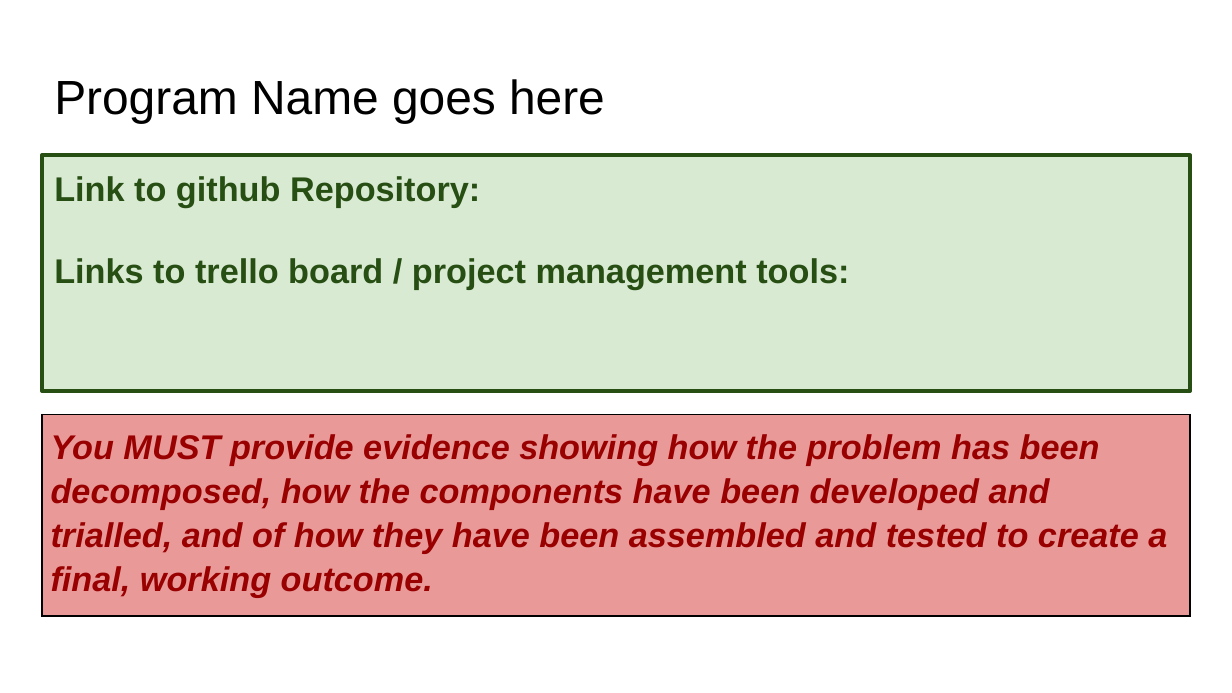
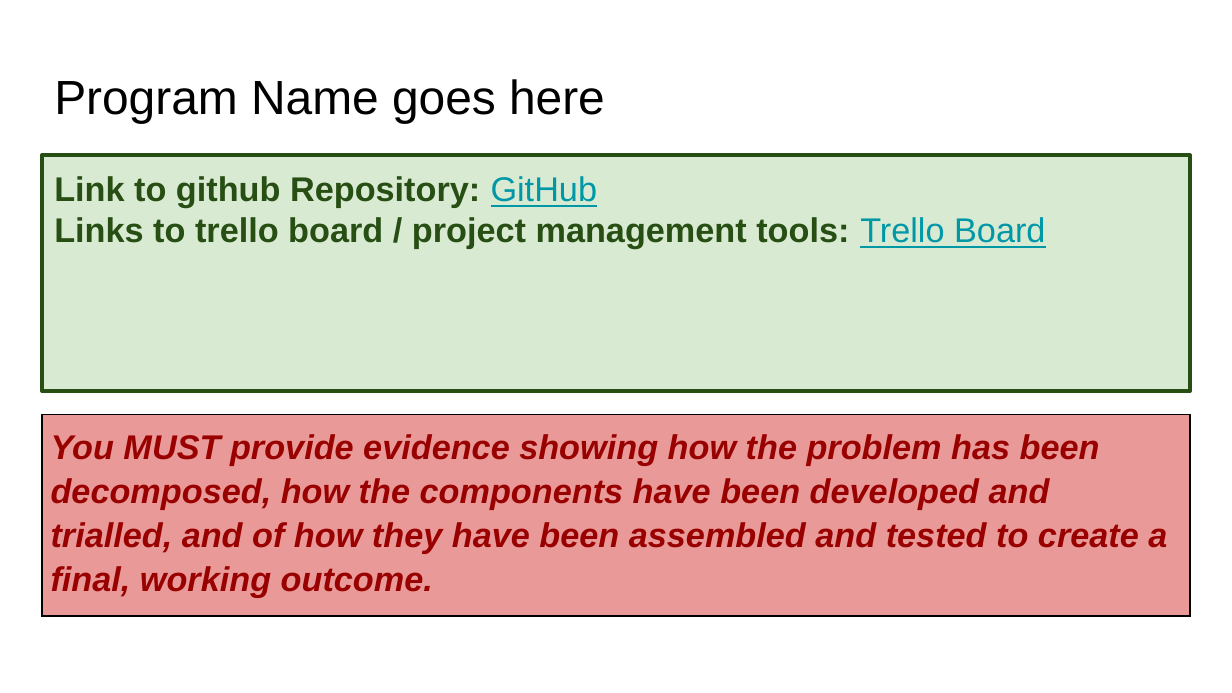
Before and after one commit to George7387/pizza_bot, a slide deck: slide 1 of 022_91893+_+91897+Documentation.pptx. Drawn at 1232x693 pixels with LibreOffice and Linux fonts; fonts in the diff are those of the drawing. Boxes give left, top, right and bottom in pixels: in the first picture for what was removed or moved away, otherwise in the second. Text is boxed around its words. In the diff, an @@ line names an element or a change of style, - is before the commit and + after.

```diff
--- a/022_91893+_+91897+Documentation.pptx
+++ b/022_91893+_+91897+Documentation.pptx
@@ text at [54, 176, 1045, 249]: text changed @@
-Link to github Repository:
-Links to trello board / project management tools:
+Link to github Repository: GitHub
+Links to trello board / project management tools: Trello Board
```
Also in this commit, not shown: 2 other slides changed, 3 slides added, 1 slide removed, 2 other files.
